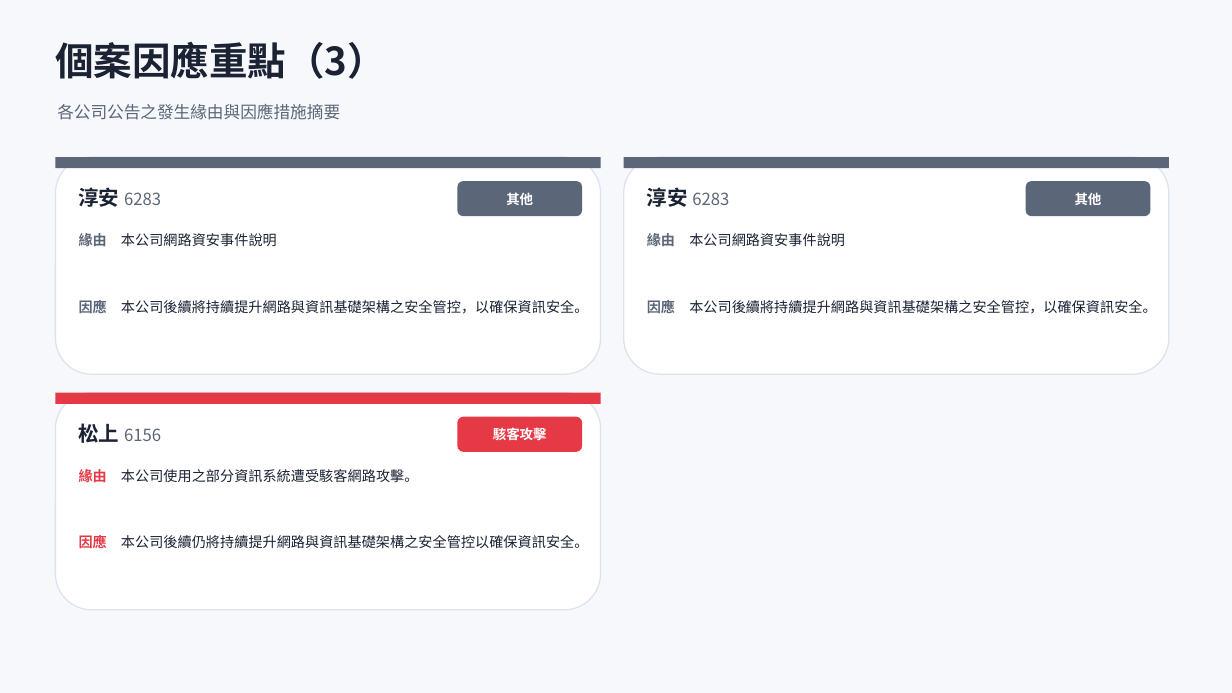
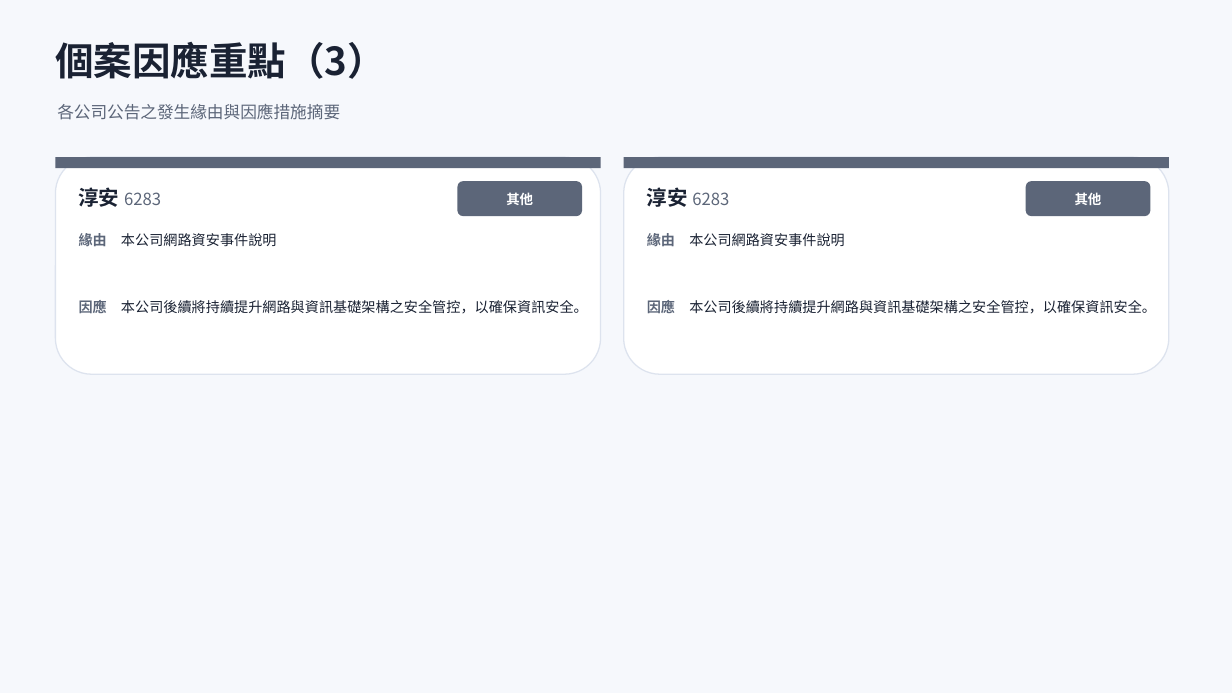
Before and after one commit to Johnnylin77/mops-isec-monitor, a slide deck: slide 8 of 資安事件因應分析.pptx. Drawn at 1232x693 pixels with LibreOffice and Linux fonts; fonts in the diff are those of the drawing. Boxes give left, top, right and bottom in pixels: in the first picture for what was removed or moved away, otherwise in the second. Text is boxed around its words. In the diff, an @@ line names an element or a change of style, - is before the commit and + after.

```diff
--- a/資安事件因應分析.pptx
+++ b/資安事件因應分析.pptx
@@ rounded rectangle removed at (55, 393, 601, 610) @@
@@ rectangle removed at (55, 393, 601, 404) @@
@@ rounded rectangle removed at (457, 417, 582, 452) @@
@@ text removed at (79, 423, 161, 443) @@
-松上 6156
@@ text removed at (493, 427, 547, 440) @@
-駭客攻擊
@@ text removed at (79, 467, 418, 485) @@
-緣由 本公司使用之部分資訊系統遭受駭客網路攻擊。
@@ text removed at (79, 533, 588, 551) @@
-因應 本公司後續仍將持續提升網路與資訊基礎架構之安全管控以確保資訊安全。
```
Also in this commit, not shown: 4 other slides changed, 2 other files.
